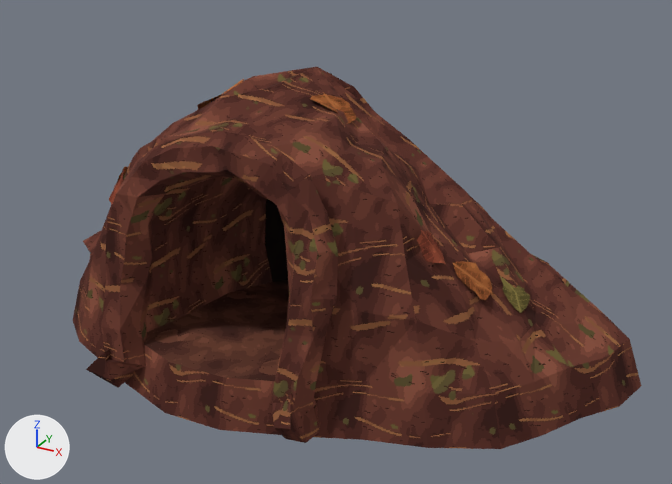
Renders of the Blender file output/anthill/models-v1/AN09-entrance-mound/AN09.blend from each side of a commit.
Before and after are seen from a 50 mm camera at (7.26, -12.8, 7.48) aimed at (0.32, -0.19, 1.18). The lights are fixed; the arrows at lower left show +X, +Y and +Z. The first picture is the older version.

The scene before the commit, as lines of its bpy script (objects in view):
```python
me_an09a_earth = bpy.data.meshes.new('AN09a_Earth')
me_an09a_earth.from_pydata(...)  # 513 vertices, 474 faces; spans x -5.35..5.35, y -3.54..3.54, z -0.8..3.75
me_an09a_earth.materials.append(mat_m_ant_earth)  # picture img_t_ant_earth_png
me_an09a_floor = bpy.data.meshes.new('AN09a_Floor')
me_an09a_floor.from_pydata(...)  # 14 vertices, 5 faces; spans x -1.97..1.01, y -3.12..1.73, z -0.7..0.0
me_an09a_floor.materials.append(mat_m_ant_floor)  # picture img_t_ant_floor_png
me_an09a_props = bpy.data.meshes.new('AN09a_Props')
me_an09a_props.from_pydata(...)  # 460 vertices, 417 faces; spans x -4.36..3.66, y -1.85..2.63, z -0.7..3.64
me_an09a_props.materials.append(mat_m_ant_props)
ob_an09a_earth = bpy.data.objects.new('AN09a_Earth', me_an09a_earth)
ob_an09a_earth.location = (0.0, 0.0, 0.0)
ob_an09a_floor = bpy.data.objects.new('AN09a_Floor', me_an09a_floor)
ob_an09a_floor.location = (0.0, 0.0, 0.0)
ob_an09a_props = bpy.data.objects.new('AN09a_Props', me_an09a_props)
ob_an09a_props.location = (0.0, 0.0, 0.0)
```
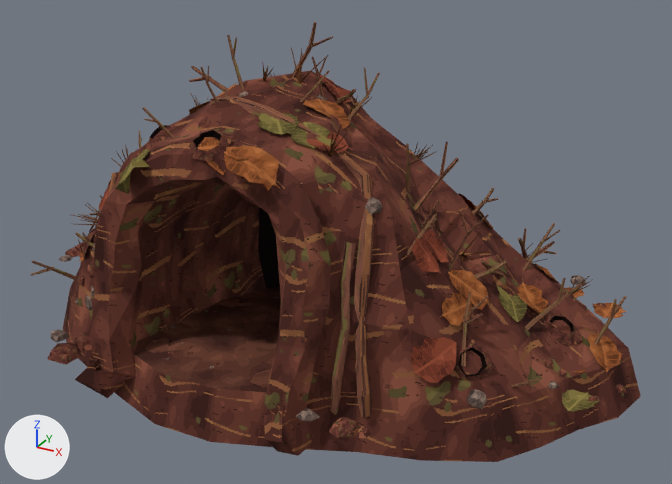
Boxes (x1, y1, x2, y2) around the edits, measured in the pictures (672 x 484 px; the box of a moved part takes in the faces that stretch with it):
'AN09a_Earth', moved
    before: (73, 67, 641, 449)
    after: (63, 71, 641, 462)
'AN09a_Props', reshaped (41% wider, 73% taller)
    before: (109, 73, 530, 313)
    after: (31, 22, 627, 438)
'AN09a_Floor', moved
    before: (144, 280, 289, 381)
    after: (134, 287, 281, 392)
'AN09a_Root', added
    after: (109, 97, 374, 418)
part 3 of me_an09a_props, moved or reshaped
    before: (265, 199, 288, 282)
    after: (258, 207, 280, 288)
part 4 of me_an09a_props, built on
    before: (109, 73, 530, 313)
    after: (31, 22, 627, 438)

What the commit changed:
Picture 'T_Ant_Root.png' (img_t_ant_root_png) is new.
Material 'M_Ant_Root' (mat_m_ant_root) is new.
Its texture is img_t_ant_root_png.
Its roughness is 1.0.
Its specular ior level is 0.05.
me_an09a_earth is used by ob_an09a_earth; location (0.0, 0.0, 0.0).
me_an09a_earth had 513 vertices, 474 faces and spanned x -5.35..5.35, y -3.54..3.54, z -0.8..3.75.
me_an09a_earth now has 513 vertices, 474 faces and spans x -5.3..5.41, y -3.86..3.23, z -0.8..3.75.
me_an09a_earth part 1: the whole mesh is moved by (0.06, -0.32, 0.0).
me_an09a_floor is used by ob_an09a_floor; location (0.0, 0.0, 0.0).
me_an09a_floor had 14 vertices, 5 faces and spanned x -1.97..1.01, y -3.12..1.73, z -0.7..0.0.
me_an09a_floor now has 14 vertices, 5 faces and spans x -1.92..1.07, y -3.43..1.41, z -0.7..0.0.
me_an09a_floor part 2: the whole mesh is moved by (0.06, -0.32, 0.0).
me_an09a_props is used by ob_an09a_props; location (0.0, 0.0, 0.0).
me_an09a_props had 460 vertices, 417 faces and spanned x -4.36..3.66, y -1.85..2.63, z -0.7..3.64.
me_an09a_props now has 6645 vertices, 6464 faces and spans x -5.41..5.38, y -3.93..3.93, z -0.7..4.64.
me_an09a_props part 3: the loose piece of 20 vertices spanning x -1.67..1.02, y 0.66..1.75, z -0.7..2.31 is moved by (0.06, -0.32, 0.0).
me_an09a_props part 4: 440 vertices removed from x -4.36..3.66, y -1.85..2.63, z 0.65..3.64; 6625 vertices added at x -5.41..5.38, y -3.93..3.93, z -0.7..4.64.
Mesh me_an09a_root is new.
It has 363 vertices, 306 faces and spans x -2.68..2.25, y -3.08..-0.65, z -0.23..3.63.
It uses material mat_m_ant_root (picture img_t_ant_root_png).
Object 'AN09a_Root' (ob_an09a_root) is new; it shows me_an09a_root.
Its location is (0.0, 0.0, 0.0).
